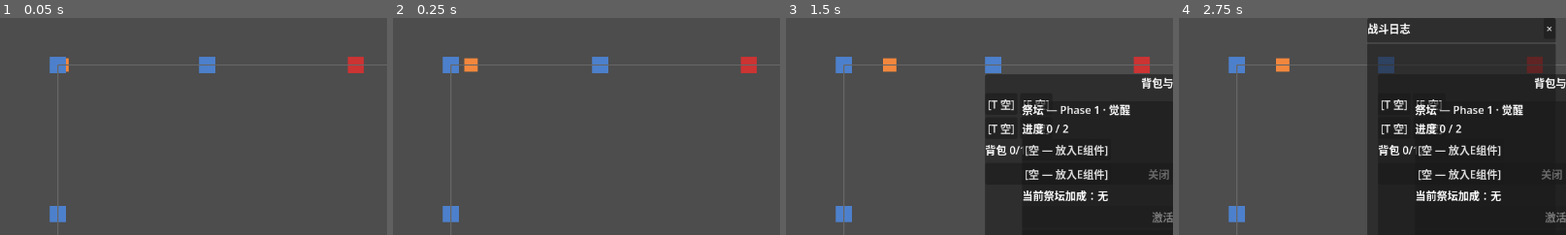
Above: before the commit, frames 1-4 (left to right).
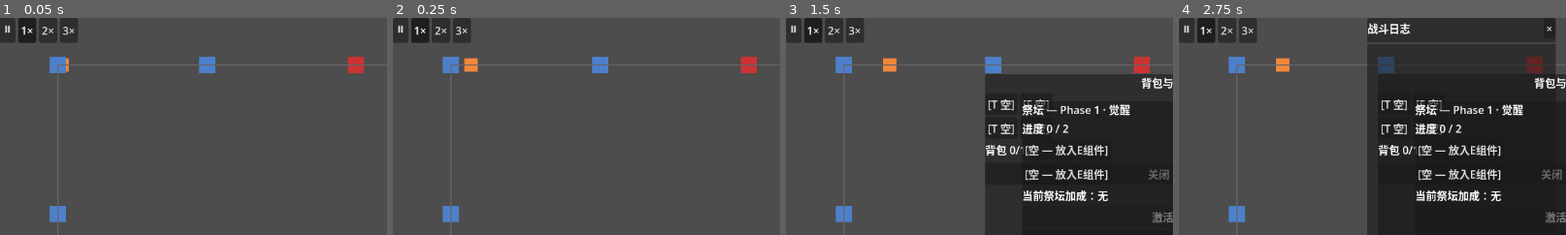
Above: after the commit, the same moments.

Repository: 595145489/attribute-loop
Game: Godot game, scene res://scenes/main.tscn
Same seed, same stepped clock (60 frames per second), same inputs: the game is played once before the commit and once after it.
Inputs:
- Up to frame 1 (0.05 s): no input
- Up to frame 2 (0.25 s): no input
- Up to frame 3 (1.5 s): click "祭坛" at 0.5 s; click "背包 [B] 0/12" at 1.25 s
- Up to frame 4 (2.75 s): click "日志" at 2 s
The pictures show only the part of the screen within x 0-50%, y 0-50%; the shares and areas given below are measured in that part.

The runs differ from the first frame. In frame 1, 1.9% of the frame differs, in the area x 0-21%, y 0-12%; in frame 2, 1.9%; in frame 3, 1.9%; in frame 4, 1.9%.

Commit message:
feat: SpeedControl wired into HUD top-left

Diff:
--- a/scenes/ui/hud.tscn
+++ b/scenes/ui/hud.tscn
@@ -2,6 +2,7 @@
 
 [ext_resource type="Script" uid="uid://tkq53wp5xvx5" path="res://src/ui/HUD.gd" id="1_hud"]
 [ext_resource type="PackedScene" uid="uid://log_panel_001" path="res://scenes/ui/log_panel.tscn" id="2_logpanel"]
+[ext_resource type="Script" path="res://src/ui/SpeedControl.gd" id="3_speedcontrol"]
 
 [sub_resource type="StyleBoxFlat" id="StyleBoxFlat_bar"]
 content_margin_left = 8.0
@@ -310,3 +311,7 @@
 offset_bottom = 300.0
 theme_override_font_sizes/font_size = 14
 horizontal_alignment = 1
+[node name="SpeedControl" type="HBoxContainer" parent="." unique_id=888000001]
+script = ExtResource("3_speedcontrol")
+offset_right = 160.0
+offset_bottom = 36.0
